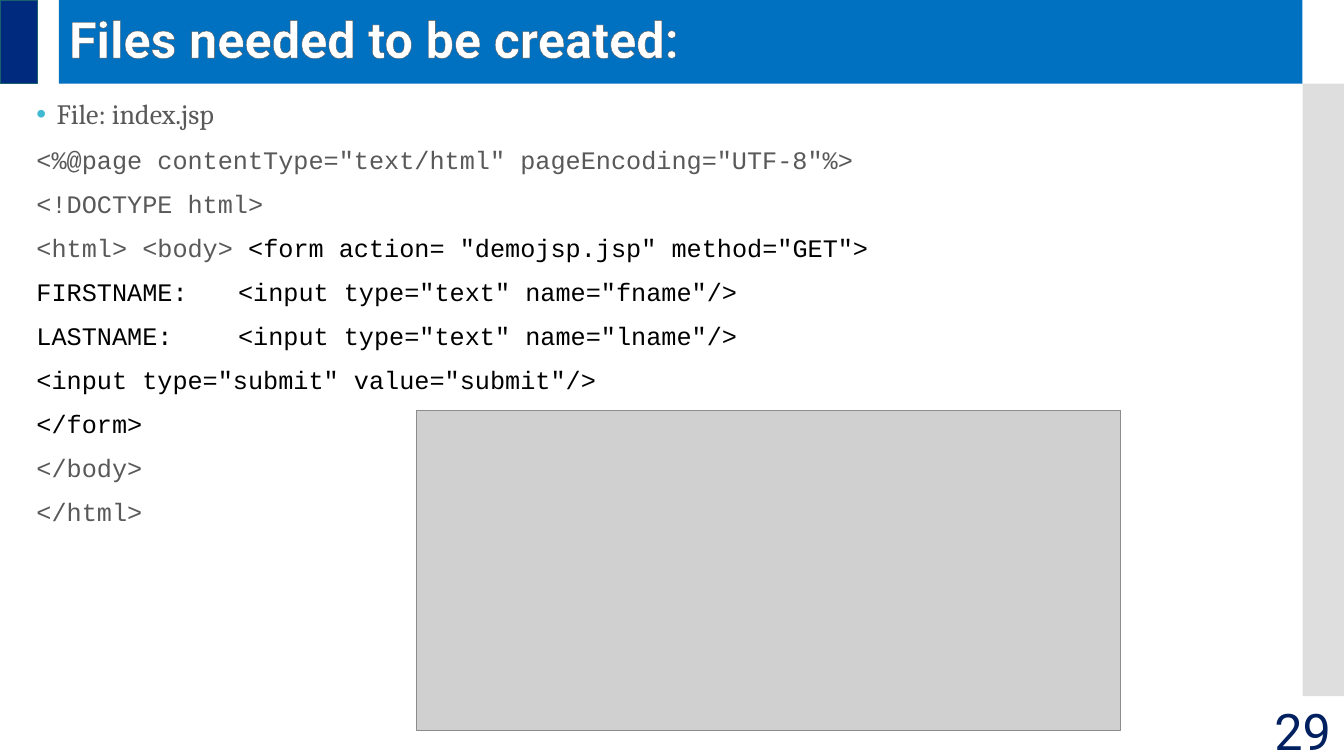
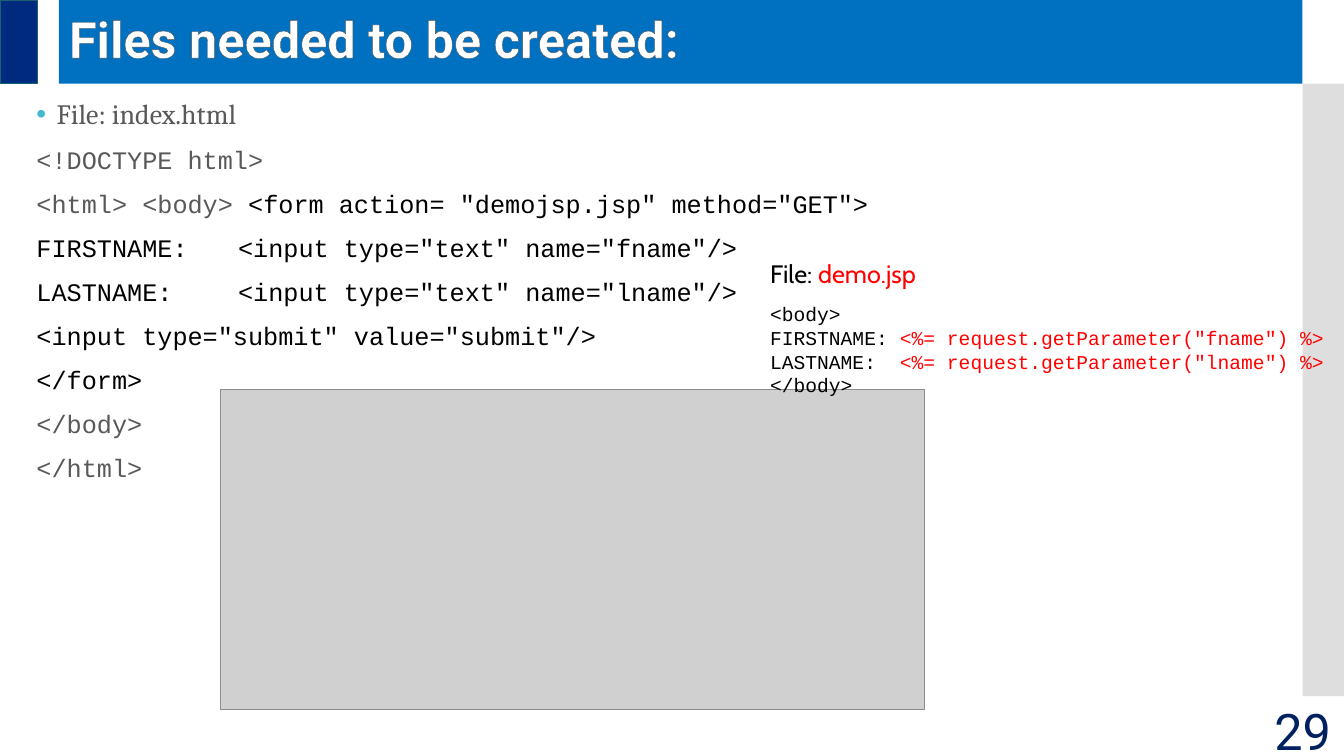
Before and after one commit to jrambasana/AJP2022-material, a slide deck: slide 29 of AJP Slides/AJP (01ce0502) - Unit 5 - JSP.pptx. Drawn at 1344x756 pixels with LibreOffice and Linux fonts; fonts in the diff are those of the drawing; grey boxes stand for pictures. Boxes give left, top, right and bottom in pixels: in the first picture for what was removed or moved away, otherwise in the second. Text is boxed around its words. In the diff, an @@ line names an element or a change of style, - is before the commit and + after.

```diff
--- a/AJP Slides/AJP (01ce0502) - Unit 5 - JSP.pptx
+++ b/AJP Slides/AJP (01ce0502) - Unit 5 - JSP.pptx
@@ text at <box>57,104,236,125</box>: text changed; size 18 to 20 pt; font Courier New to Cambria @@
-• File: index.jsp
-<%@page contentType="text/html" pageEncoding="UTF-8"%>
+• File: index.html
@@ text added at <box>770,264,916,289</box>, 18 pt, text #FF0000 @@
+File: demo.jsp
@@ text added at <box>770,308,1288,396</box>, 14 pt, text #FF0000 @@
+<body>
+FIRSTNAME: <%= request.getParameter("fname") %>
+LASTNAME: <%= request.getParameter("lname") %>
+</body>
@@ picture: place and size @@
-picture at <box>416,410,1121,730</box>
+picture at <box>220,390,925,710</box>
```
Also in this commit, not shown: 5 other slides changed.
